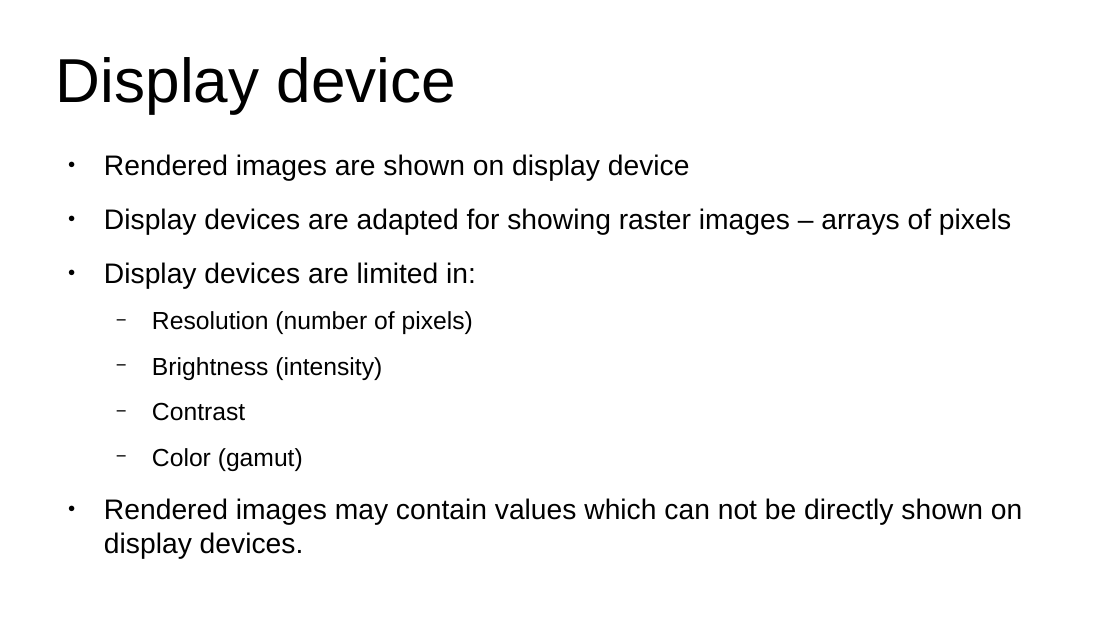
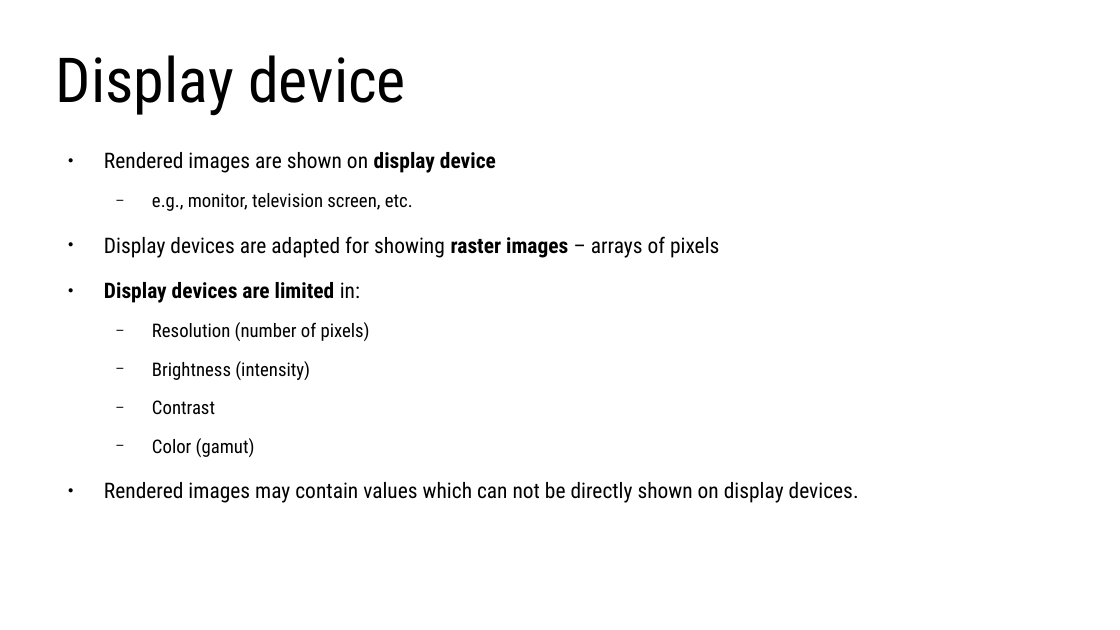
Before and after one commit to lorentzo/IntroductionToComputerGraphics, a slide deck: slide 2 of lectures/5_foundations_image_postprocessing/5_1_images.odp. Drawn at 1120x630 pixels with LibreOffice and Linux fonts; fonts in the diff are those of the drawing. Boxes give left, top, right and bottom in pixels: in the first picture for what was removed or moved away, otherwise in the second. Text is boxed around its words. In the diff, an @@ line names an element or a change of style, - is before the commit and + after.

Commit message:
image, post-process

```diff
--- a/lectures/5_foundations_image_postprocessing/5_1_images.odp
+++ b/lectures/5_foundations_image_postprocessing/5_1_images.odp
@@ title "Display device" at [56, 55, 406, 116]: font Arial to Roboto Condensed @@
@@ text at [104, 152, 859, 503]: size 20 to 15.2 pt in "Rendered images are shown on display device", "Display devices are adapted for showing raster ...", "Display devices are limited in:", "Rendered images may contain values which can ..."; font Arial to Roboto Condensed in "Rendered images are shown on display device", "Display devices are adapted for showing raster ...", "Display devices are limited in:", "Resolution (number of pixels)" and 4 more places; bold on in "display device", "raster images", "Display devices are limited"; size 17.5 to 13.3 pt in "Resolution (number of pixels)", "Brightness (intensity)", "Contrast", "Color (gamut)" @@
@@ text at [152, 193, 413, 211]: paragraph added @@
+  − e.g., monitor, television screen, etc.
```
Also in this commit, not shown: 6 other slides changed, 11 slides added, 8 other files.
